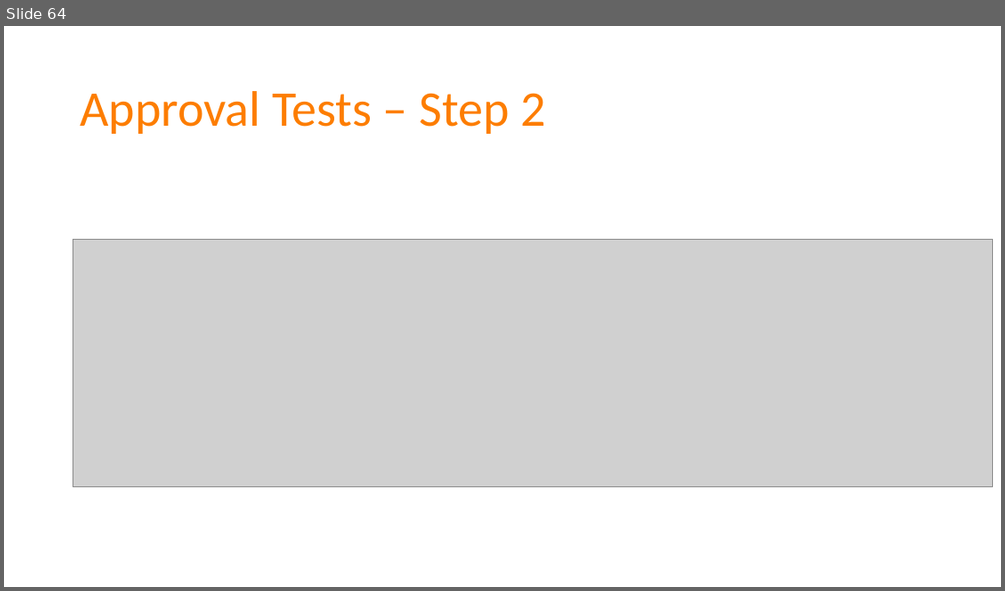
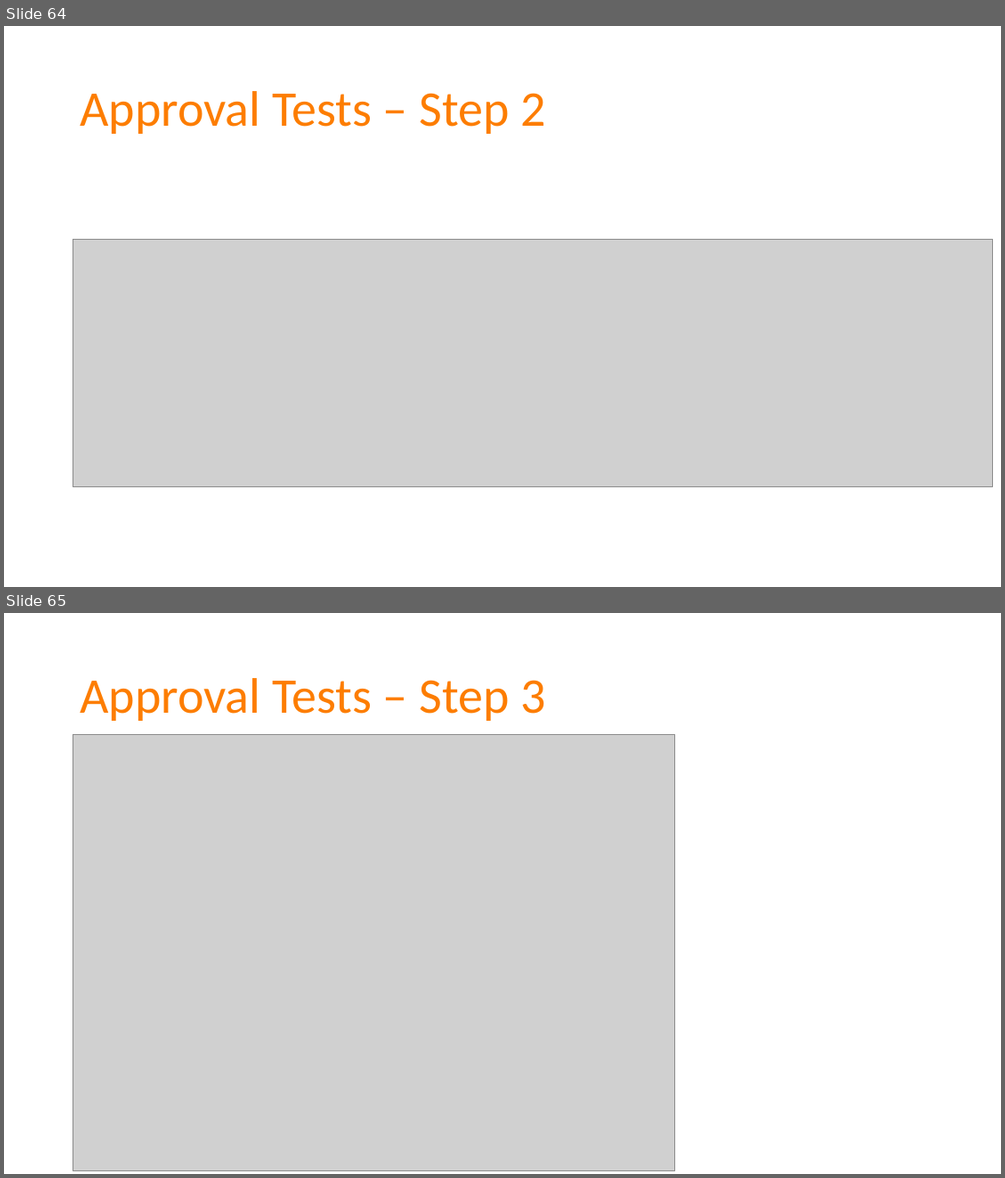
Before and after one commit to spetryjohnson/Talk---Dont-Write-Secure-Code-Design-Secure-Systems, a slide deck: Secure Systems - CodeMash 2017.pptx. Shown one above the other, each under a label of ours: slide 64 before the commit, slides 64 and 65 after it. The pictures are 1005x591 and 1005x1178 pixels, drawn with LibreOffice and Linux fonts; fonts in the diff are those of the drawing; grey boxes stand for pictures. Boxes give left, top, right and bottom in pixels: in the first picture for what was removed or moved away, otherwise in the second. Text is boxed around its words. In the diff, an @@ line names an element or a change of style, - is before the commit and + after.

```diff
--- a/Secure Systems - CodeMash 2017.pptx
+++ b/Secure Systems - CodeMash 2017.pptx
@@ slide 65 added at <box>4,613,1001,1174</box>, background #FFFFFF @@
@@ title added at <box>80,678,545,721</box>, 48 pt, text #FD7D00 @@
+Approval Tests – Step 3
@@ picture added at <box>73,734,675,1170</box> @@
```
Also in this commit, not shown: 2 slides changed, 3 other slides added, 4 slides removed, 1 other file.
